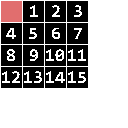
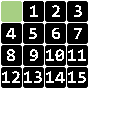
Comparing the layer stacks of the two w=128, h=128 images. Changes:
painted on "Background" over [1, 1, 88, 88]
